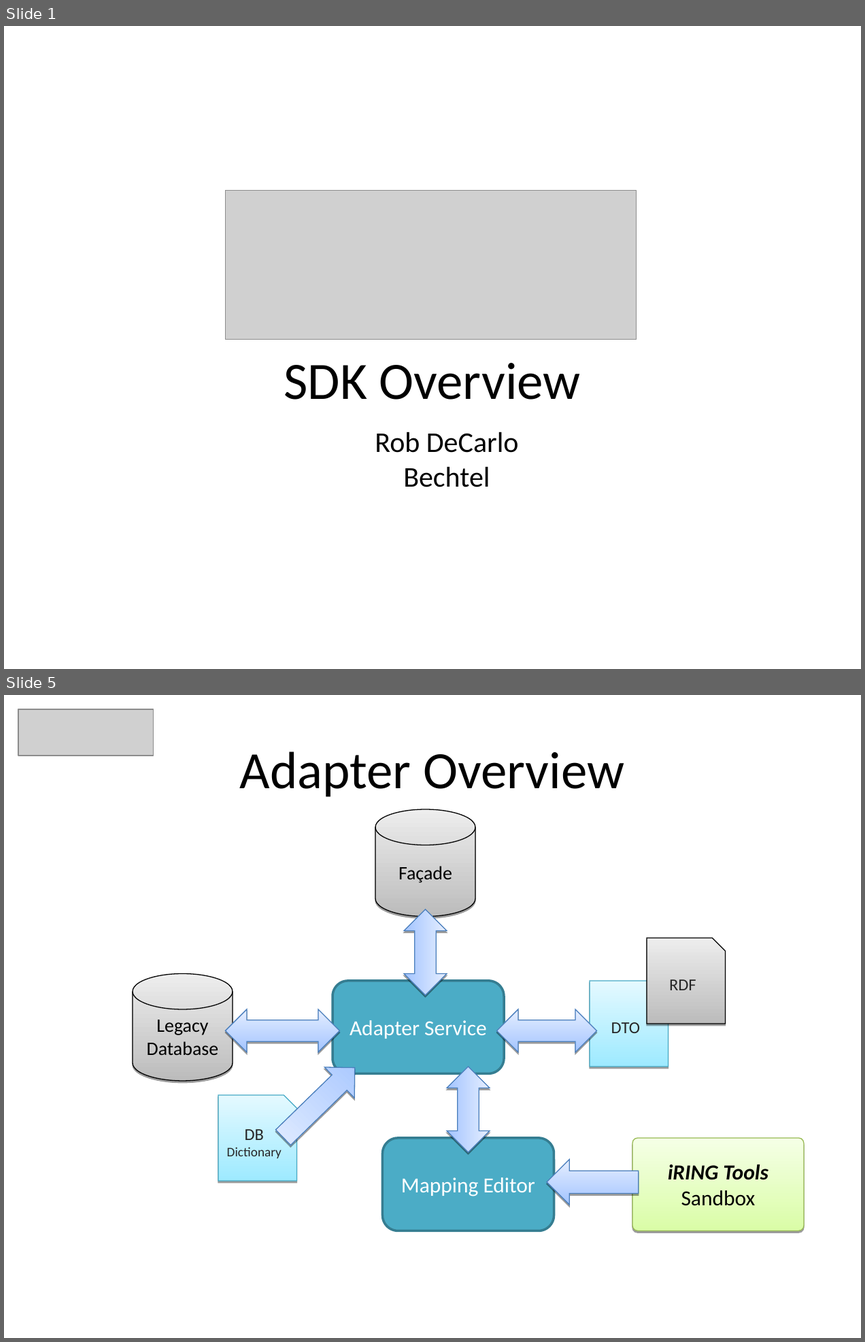
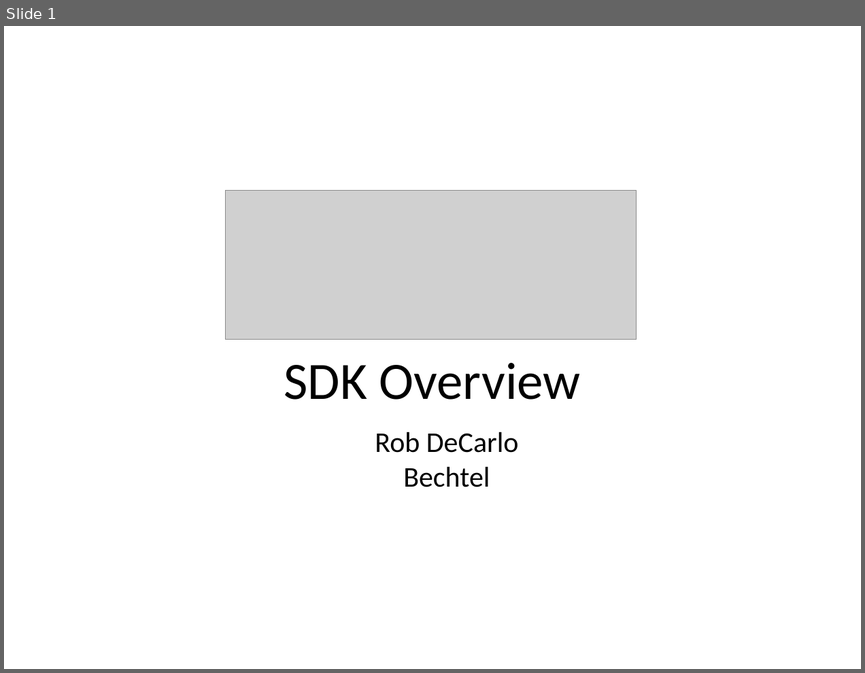
Before and after one commit to heyena/iring-tools, a slide deck: branches/2.0.x/Documentation/iRINGTools_SDK_Overview_v2.0.0.ppt. Shown one above the other, each under a label of ours: slides 1 and 5 before the commit, slide 1 after it; the slides between them are not shown. The pictures are 865x1342 and 865x673 pixels, drawn with LibreOffice and Linux fonts; fonts in the diff are those of the drawing; grey boxes stand for pictures; background and template pictures are left out. Boxes give left, top, right and bottom in pixels: in the first picture for what was removed or moved away, otherwise in the second. Text is boxed around its words. In the diff, an @@ line names an element or a change of style, - is before the commit and + after.

```diff
--- a/branches/2.0.x/Documentation/iRINGTools_SDK_Overview_v2.0.0.ppt
+++ b/branches/2.0.x/Documentation/iRINGTools_SDK_Overview_v2.0.0.ppt
@@ slide 5 removed at <box>4,695,861,1338</box>, background picture (left out) @@
@@ picture removed at <box>18,709,154,756</box> @@
@@ text removed at <box>240,751,624,797</box> @@
-Adapter Overview
@@ cylinder removed at <box>375,809,475,916</box> @@
-Façade
@@ left right arrow removed at <box>404,909,447,995</box> @@
@@ freeform shape removed at <box>647,938,725,1023</box> @@
-RDF
@@ cylinder removed at <box>133,974,232,1081</box> @@
-Legacy Database
@@ rounded rectangle removed at <box>332,981,504,1073</box> @@
-Adapter Service
@@ freeform shape removed at <box>589,981,668,1066</box> @@
-DTO
@@ left right arrow removed at <box>225,1009,339,1052</box> @@
@@ left right arrow removed at <box>496,1009,597,1052</box> @@
@@ left arrow removed at <box>268,1052,370,1152</box> @@
@@ left right arrow removed at <box>447,1066,490,1152</box> @@
@@ freeform shape removed at <box>218,1095,297,1181</box> @@
-DB Dictionary
@@ rounded rectangle removed at <box>383,1138,554,1231</box> @@
-Mapping Editor
@@ rounded rectangle removed at <box>632,1138,804,1231</box> @@
-iRING Tools Sandbox
@@ left arrow removed at <box>547,1159,638,1205</box> @@
```
Also in this commit, not shown: 8 slides changed, 8 slides added, 4 other slides removed, 1 other file.
